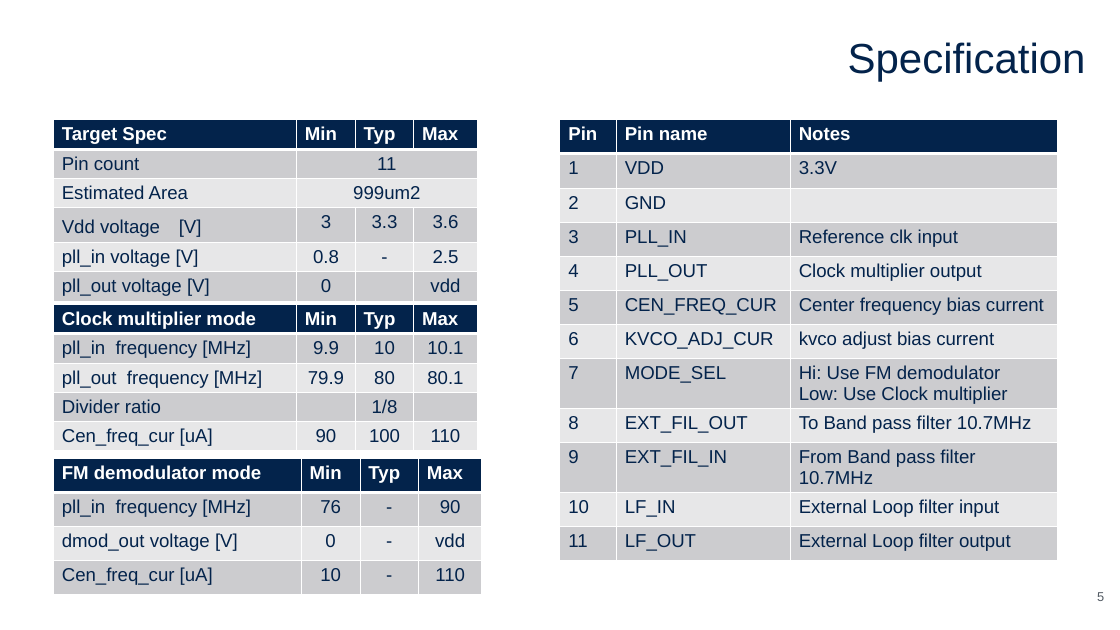
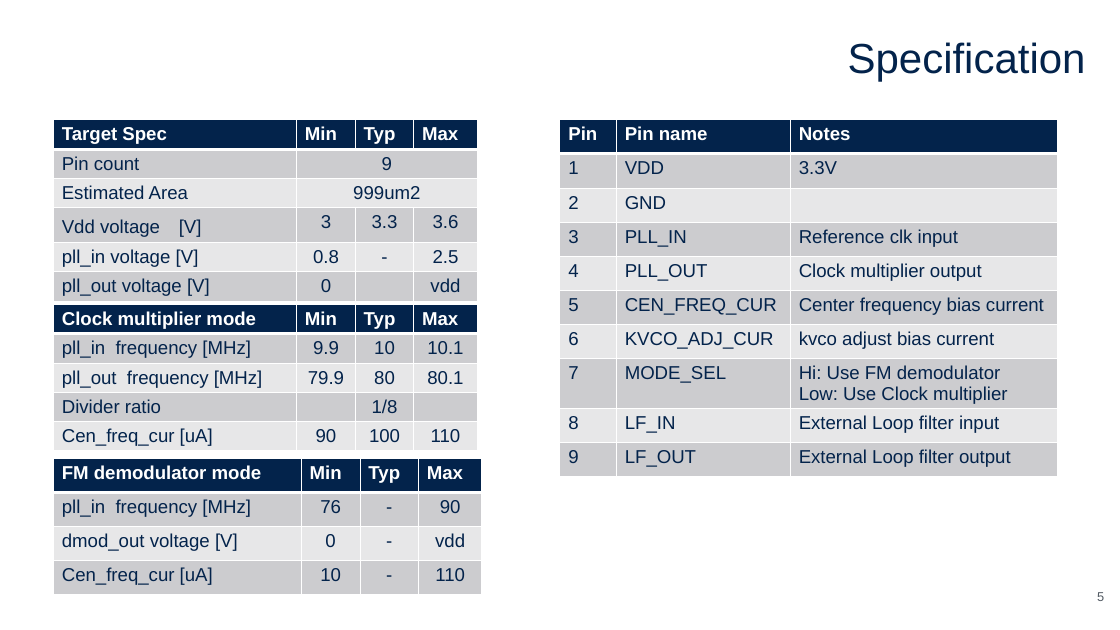
Before and after one commit to yutaka-kotani-stj/2026_sscs_gf180, a slide deck: slide 5 of proposal/proposal_super_long_wave.pptx. Drawn at 1120x630 pixels with LibreOffice and Linux fonts; fonts in the diff are those of the drawing. Boxes give left, top, right and bottom in pixels: in the first picture for what was removed or moved away, otherwise in the second. Text is boxed around its words. In the diff, an @@ line names an element or a change of style, - is before the commit and + after.

```diff
--- a/proposal/proposal_super_long_wave.pptx
+++ b/proposal/proposal_super_long_wave.pptx
@@ table at [54,120,478,305] @@
-row 2, column 2: 11
+row 2, column 2: 9
@@ table at [560,120,1058,480] @@
-row 9: 8 | EXT_FIL_OUT | To Band pass filter 10.7MHz
-row 10: 9 | EXT_FIL_IN | From Band pass filter 10.7MHz
-row 11: 10 | LF_IN | External Loop filter input
-row 12: 11 | LF_OUT | External Loop filter output
+row 9: 8 | LF_IN | External Loop filter input
+row 10: 9 | LF_OUT | External Loop filter output
```
Also in this commit, not shown: 2 other slides changed, 3 other files.
